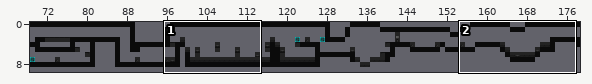
An edit to a level. Tiled map, Levels/Level 2/Abstract Level 2.tmx. The picture above shows the old version from afar; the outline marks the close-up.
Close-up. Before:
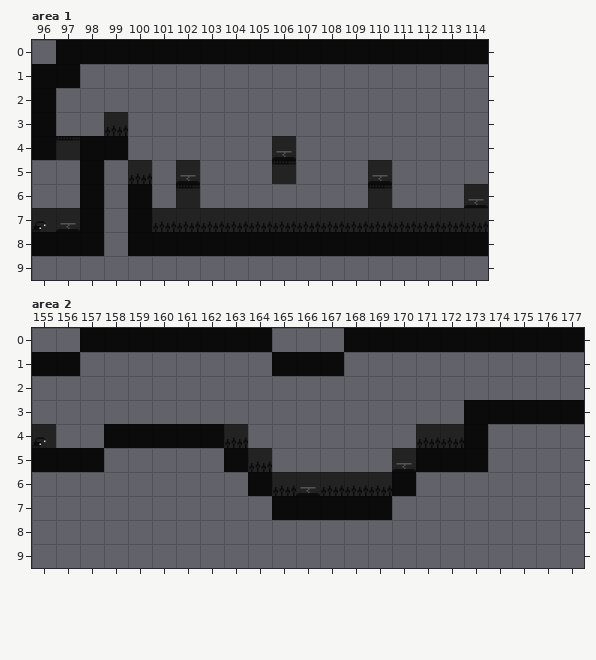
Cells are 64x64 px. Shown: area 1 x 96..114, y 0..9; area 2 x 155..177, y 0..9. The commit also changed other parts of the map, which this record leaves out.
Once edited:
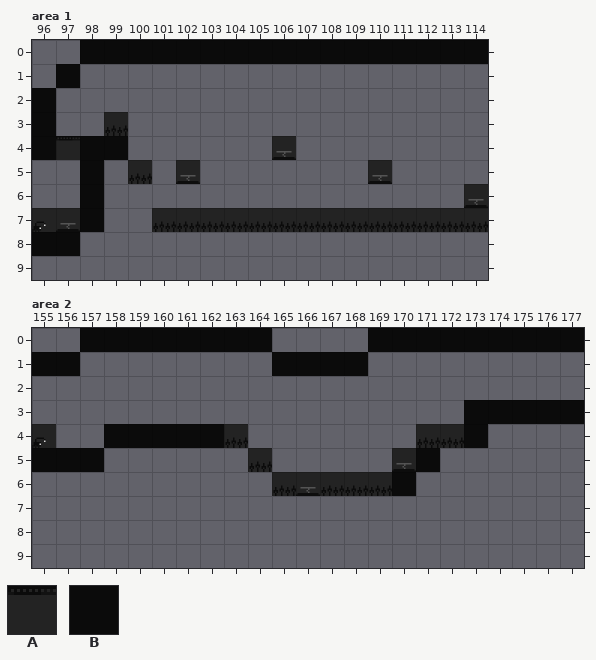
Key: from "Tileset with Background": A 60, B 142.
_ is an empty cell, . an unchanged one.
Change:
--- layer "Tile Layer 1", area 1
@@ x 96..97 @@
- 0 .B
- 1 B.
+ 0 ._
+ 1 _.
@@ x 98..114 @@
- 5 ........A........
- 6 ..B.A.......A....
- 7 ..B..............
- 8 B.BBBBBBBBBBBBBBB
+ 5 ........_........
+ 6 .._._......._....
+ 7 .._..............
+ 8 _._______________
--- layer "Tile Layer 1", area 2
@@ x 168..168 @@
- 0 B
- 1 _
+ 0 _
+ 1 B
@@ x 163..173 @@
- 5 B........BB
- 6 .B.........
- 7 ..BBBBB....
+ 5 _........__
+ 6 ._.........
+ 7 .._____....
